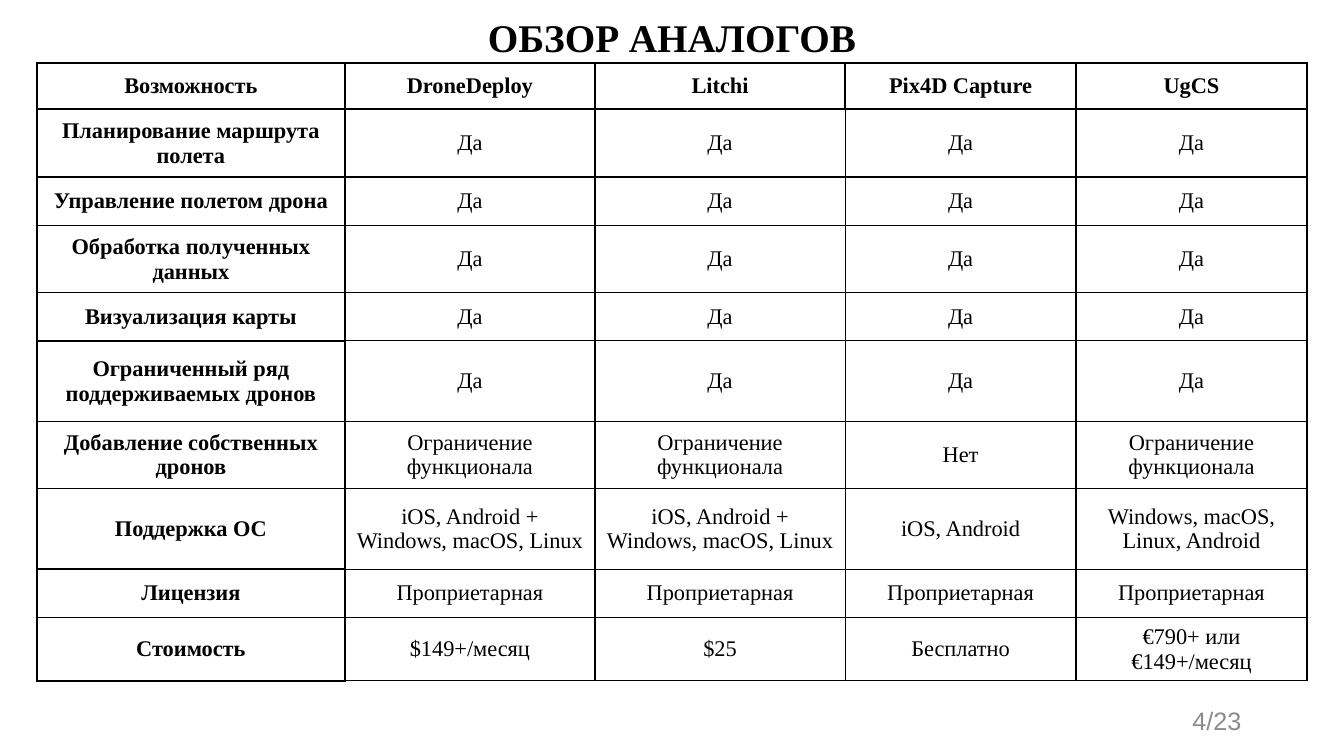
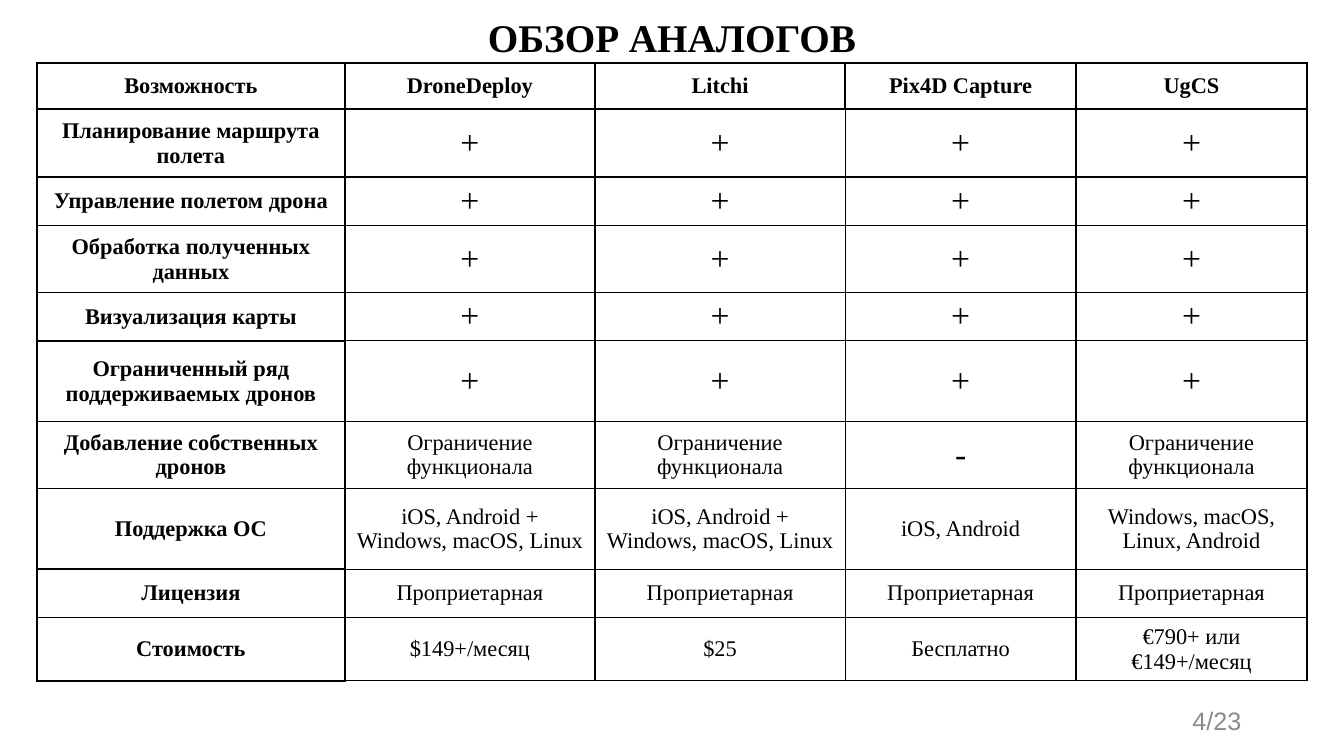
Before and after one commit to evgenkot/uav-route-calculation, a slide deck: slide 4 of doc/GQW/Raschupkin_EV_UAV_Route_Planning.pptx. Drawn at 1344x756 pixels with LibreOffice and Linux fonts; fonts in the diff are those of the drawing. Boxes give left, top, right and bottom in pixels: in the first picture for what was removed or moved away, otherwise in the second. Text is boxed around its words. In the diff, an @@ line names an element or a change of style, - is before the commit and + after.

```diff
--- a/doc/GQW/Raschupkin_EV_UAV_Route_Planning.pptx
+++ b/doc/GQW/Raschupkin_EV_UAV_Route_Planning.pptx
@@ table at (37,63,1307,686) @@
-row 2: Планирование маршрута полета | Да | Да | Да | Да
+row 2: Планирование маршрута полета | + | + | + | +
-row 3: Управление полетом дрона | Да | Да | Да | Да
+row 3: Управление полетом дрона | + | + | + | +
-row 4: Обработка полученных данных | Да | Да | Да | Да
+row 4: Обработка полученных данных | + | + | + | +
-row 5: Визуализация карты | Да | Да | Да | Да
+row 5: Визуализация карты | + | + | + | +
-row 6: Ограниченный ряд поддерживаемых дронов | Да | Да | Да | Да
+row 6: Ограниченный ряд поддерживаемых дронов | + | + | + | +
-row 7, column 4: Нет
+row 7, column 4: -
```
Also in this commit, not shown: 15 other slides changed, 3 other files.
